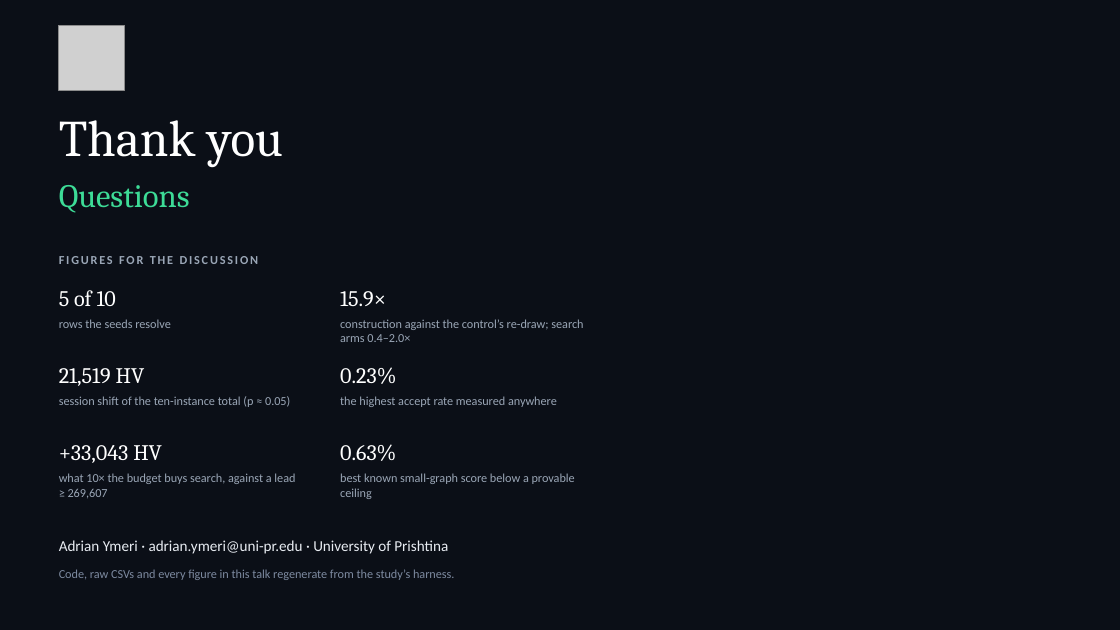
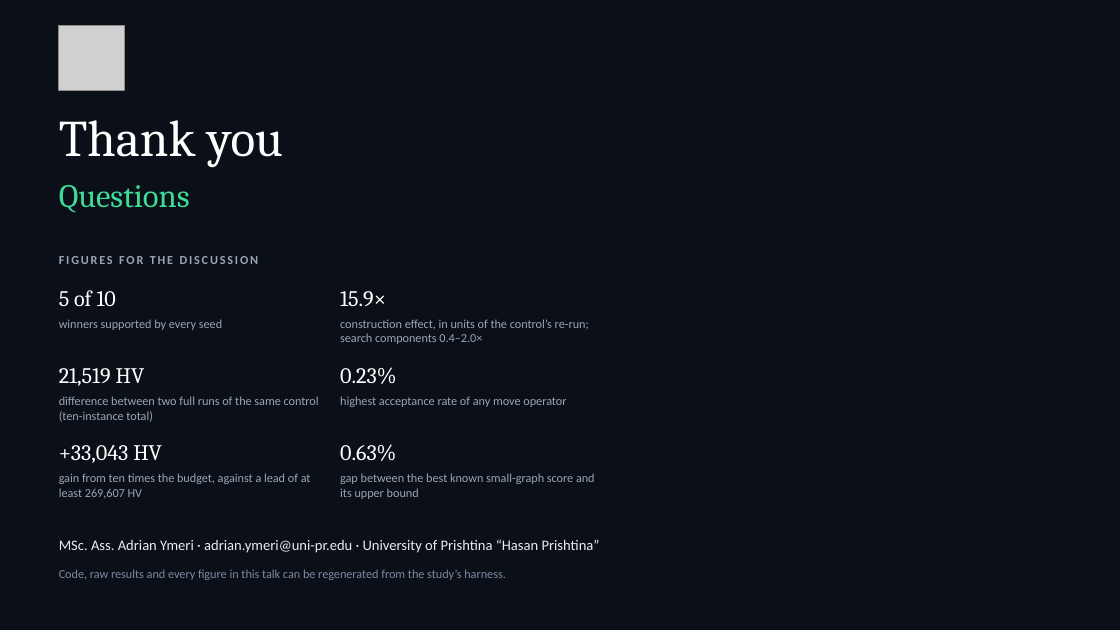
Before and after one commit to adrianymeri/SpOC3, a slide deck: slide 27 of SpOC3-Torso-Decompositions-AlbShkenca2026-EN.pptx (slide 21 before the commit). Drawn at 1120x630 pixels with LibreOffice and Linux fonts; fonts in the diff are those of the drawing; grey boxes stand for pictures; background and template pictures are left out. Boxes give left, top, right and bottom in pixels: in the first picture for what was removed or moved away, otherwise in the second. Text is boxed around its words. In the diff, an @@ line names an element or a change of style, - is before the commit and + after.

```diff
--- a/SpOC3-Torso-Decompositions-AlbShkenca2026-EN.pptx
+++ b/SpOC3-Torso-Decompositions-AlbShkenca2026-EN.pptx
@@ text at bbox=[59, 319, 222, 330]: text changed @@
-rows the seeds resolve
+winners supported by every seed
@@ text at bbox=[340, 319, 589, 344]: text changed @@
-construction against the control’s re-draw; search arms 0.4–2.0×
+construction effect, in units of the control’s re-run; search components 0.4–2.0×
@@ text at bbox=[59, 396, 319, 422]: text changed @@
-session shift of the ten-instance total (p ≈ 0.05)
+difference between two full runs of the same control (ten-instance total)
@@ text at bbox=[340, 396, 566, 407]: text changed @@
-the highest accept rate measured anywhere
+highest acceptance rate of any move operator
@@ text at bbox=[59, 473, 311, 498]: text changed @@
-what 10× the budget buys search, against a lead ≥ 269,607
+gain from ten times the budget, against a lead of at least 269,607 HV
@@ text at bbox=[340, 473, 595, 499]: text changed @@
-best known small-graph score below a provable ceiling
+gap between the best known small-graph score and its upper bound
@@ text at bbox=[59, 539, 600, 553]: text changed; size 13 to 12.5 pt @@
-Adrian Ymeri · adrian.ymeri@uni-pr.edu · University of Prishtina
+MSc. Ass. Adrian Ymeri · adrian.ymeri@uni-pr.edu · University of Prishtina “Hasan Prishtina”
@@ text at bbox=[59, 569, 506, 580]: text changed @@
-Code, raw CSVs and every figure in this talk regenerate from the study’s harness.
+Code, raw results and every figure in this talk can be regenerated from the study’s harness.
```
Also in this commit, not shown: 15 other slides changed, 11 slides added, 5 slides removed, 1 other file.
